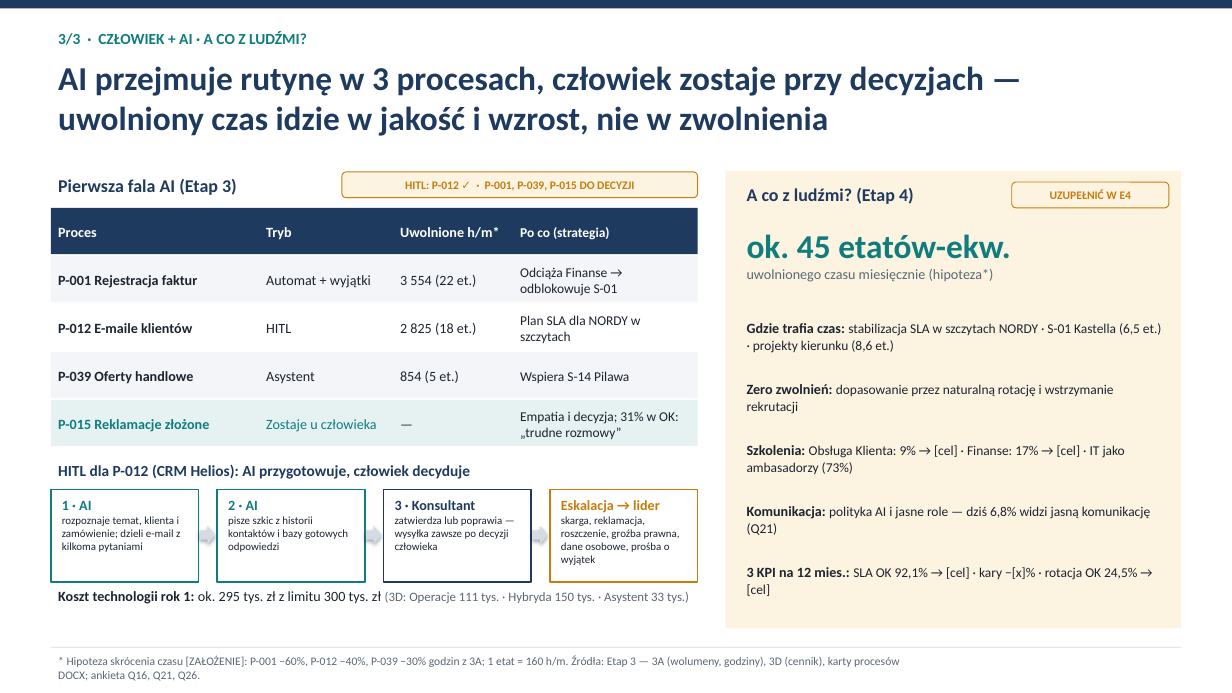
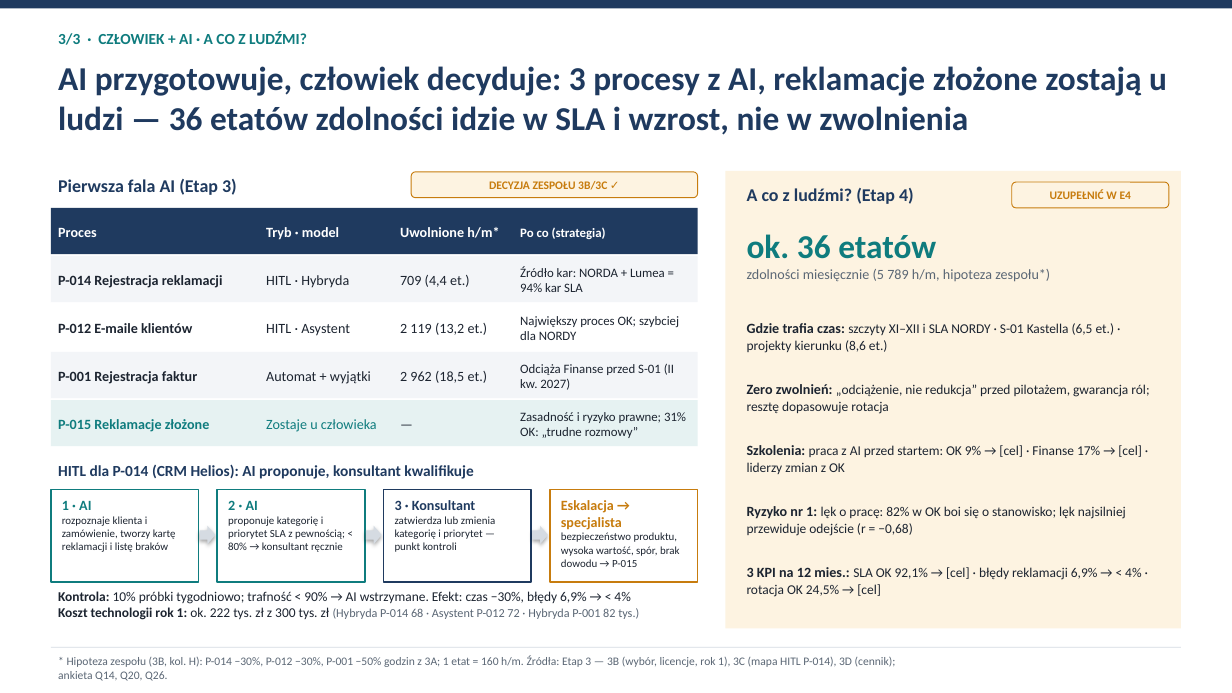
Before and after one commit to Arab1to/helvia-case, a slide deck: slide 3 of 05_etap5_prezentacja/slajdy/HELVIA_deck_v1.pptx. Drawn at 1232x693 pixels with LibreOffice and Linux fonts; fonts in the diff are those of the drawing. Boxes give left, top, right and bottom in pixels: in the first picture for what was removed or moved away, otherwise in the second. Text is boxed around its words. In the diff, an @@ line names an element or a change of style, - is before the commit and + after.

```diff
--- a/05_etap5_prezentacja/slajdy/HELVIA_deck_v1.pptx
+++ b/05_etap5_prezentacja/slajdy/HELVIA_deck_v1.pptx
@@ text at (58,66,1167,135): text changed @@
-AI przejmuje rutynę w 3 procesach, człowiek zostaje przy decyzjach — uwolniony czas idzie w jakość i wzrost, nie w zwolnienia
+AI przygotowuje, człowiek decyduje: 3 procesy z AI, reklamacje złożone zostają u ludzi — 36 etatów zdolności idzie w SLA i wzrost, nie w zwolnienia
@@ rounded rectangle "DECYZJA ZESPOŁU 3B/3C ✓": place and size @@
-rounded rectangle "DECYZJA ZESPOŁU 3B/3C ✓" at (342,172,698,198)
+rounded rectangle "DECYZJA ZESPOŁU 3B/3C ✓" at (411,172,698,198)
@@ text in rounded rectangle at (489,181,607,190): text changed @@
-HITL: P-012 ✓ · P-001, P-039, P-015 DO DECYZJI
+DECYZJA ZESPOŁU 3B/3C ✓
@@ text at (266,227,339,240): text changed @@
-Tryb
+Tryb · model
@@ text "Po co (strategia)" at (520,227,606,239): size 10.5 to 10 pt @@
@@ text at (747,234,1050,282): text changed @@
-ok. 45 etatów-ekw.
-uwolnionego czasu miesięcznie (hipoteza*)
+ok. 36 etatów
+zdolności miesięcznie (5 789 h/m, hipoteza zespołu*)
@@ text at (520,266,665,292): text changed; size 10.5 to 10 pt @@
-Odciąża Finanse → odblokowuje S-01
+Źródło kar: NORDA + Lumea = 94% kar SLA
@@ text at (58,275,223,288): text changed @@
-P-001 Rejestracja faktur
+P-014 Rejestracja reklamacji
@@ text added at (266,275,349,287), 11 pt, text #1C2430 @@
+HITL · Hybryda
@@ text at (400,275,470,287): text changed @@
-3 554 (22 et.)
+709 (4,4 et.)
@@ text at (266,324,350,336): text changed @@
-HITL
+HITL · Asystent
@@ text at (400,323,488,335): text changed @@
-2 825 (18 et.)
+2 119 (13,2 et.)
@@ text at (520,316,679,340): text changed; size 10.5 to 10 pt @@
-Plan SLA dla NORDY w szczytach
+Największy proces OK; szybciej dla NORDY
@@ text at (747,323,1115,353): text changed @@
-Gdzie trafia czas: stabilizacja SLA w szczytach NORDY · S-01 Kastella (6,5 et.) · projekty kierunku (8,6 et.)
+Gdzie trafia czas: szczyty XI–XII i SLA NORDY · S-01 Kastella (6,5 et.) · projekty kierunku (8,6 et.)
@@ text "Automat + wyjątki": place and size @@
-text "Automat + wyjątki" at (266,275,371,288)
+text "Automat + wyjątki" at (266,371,371,384)
@@ text at (58,371,197,384): text changed @@
-P-039 Oferty handlowe
+P-001 Rejestracja faktur
@@ text removed at (266,372,315,384) @@
-Asystent
@@ text at (400,371,488,383): text changed @@
-854 (5 et.)
+2 962 (18,5 et.)
@@ text at (520,364,674,390): text changed; size 10.5 to 10 pt @@
-Wspiera S-14 Pilawa
+Odciąża Finanse przed S-01 (II kw. 2027)
@@ text at (747,384,1149,414): text changed @@
-Zero zwolnień: dopasowanie przez naturalną rotację i wstrzymanie rekrutacji
+Zero zwolnień: „odciążenie, nie redukcja” przed pilotażem, gwarancja ról; resztę dopasowuje rotacja
@@ text at (520,412,686,438): text changed; size 10.5 to 10 pt @@
-Empatia i decyzja; 31% w OK: „trudne rozmowy”
+Zasadność i ryzyko prawne; 31% OK: „trudne rozmowy”
@@ text at (747,445,1142,474): text changed @@
-Szkolenia: Obsługa Klienta: 9% → [cel] · Finanse: 17% → [cel] · IT jako ambasadorzy (73%)
+Szkolenia: praca z AI przed startem: OK 9% → [cel] · Finanse 17% → [cel] · liderzy zmian z OK
@@ text at (58,464,473,479): text changed @@
-HITL dla P-012 (CRM Helios): AI przygotowuje, człowiek decyduje
+HITL dla P-014 (CRM Helios): AI proponuje, konsultant kwalifikuje
@@ text at (561,500,679,567): text changed @@
-Eskalacja → lider
-skarga, reklamacja, roszczenie, groźba prawna, dane osobowe, prośba o wyjątek
+Eskalacja → specjalista
+bezpieczeństwo produktu, wysoka wartość, spór, brak dowodu → P-015
@@ text at (747,506,1126,536): text changed @@
-Komunikacja: polityka AI i jasne role — dziś 6,8% widzi jasną komunikację (Q21)
+Ryzyko nr 1: lęk o pracę: 82% w OK boi się o stanowisko; lęk najsilniej przewiduje odejście (r = −0,68)
@@ text at (62,515,176,553): text changed @@
-rozpoznaje temat, klienta i zamówienie; dzieli e-mail z kilkoma pytaniami
+rozpoznaje klienta i zamówienie, tworzy kartę reklamacji i listę braków
@@ text at (228,515,345,552): text changed @@
-pisze szkic z historii kontaktów i bazy gotowych odpowiedzi
+proponuje kategorię i priorytet SLA z pewnością; < 80% → konsultant ręcznie
@@ text at (395,516,495,552): text changed @@
-zatwierdza lub poprawia — wysyłka zawsze po decyzji człowieka
+zatwierdza lub zmienia kategorię i priorytet — punkt kontroli
@@ text at (747,567,1141,597): text changed @@
-3 KPI na 12 mies.: SLA OK 92,1% → [cel] · kary −[x]% · rotacja OK 24,5% → [cel]
+3 KPI na 12 mies.: SLA OK 92,1% → [cel] · błędy reklamacji 6,9% → < 4% · rotacja OK 24,5% → [cel]
@@ text at (58,591,639,620): text changed; size 10 to 10.5 pt; text colour #5B6775 to #1C2430 @@
-Koszt technologii rok 1: ok. 295 tys. zł z limitu 300 tys. zł (3D: Operacje 111 tys. · Hybryda 150 tys. · Asystent 33 tys.)
+Kontrola: 10% próbki tygodniowo; trafność < 90% → AI wstrzymane. Efekt: czas −30%, błędy 6,9% → < 4%
+Koszt technologii rok 1: ok. 222 tys. zł z 300 tys. zł (Hybryda P-014 68 · Asystent P-012 72 · Hybryda P-001 82 tys.)
@@ text at (58,656,896,681): text changed @@
-* Hipoteza skrócenia czasu [ZAŁOŻENIE]: P-001 −60%, P-012 −40%, P-039 −30% godzin z 3A; 1 etat = 160 h/m. Źródła: Etap 3 — 3A (wolumeny, godziny), 3D (cennik), karty procesów DOCX; ankieta Q16, Q21, Q26.
+* Hipoteza zespołu (3B, kol. H): P-014 −30%, P-012 −30%, P-001 −50% godzin z 3A; 1 etat = 160 h/m. Źródła: Etap 3 — 3B (wybór, licencje, rok 1), 3C (mapa HITL P-014), 3D (cennik); ankieta Q14, Q20, Q26.
```
Also in this commit, not shown: 5 other files.
